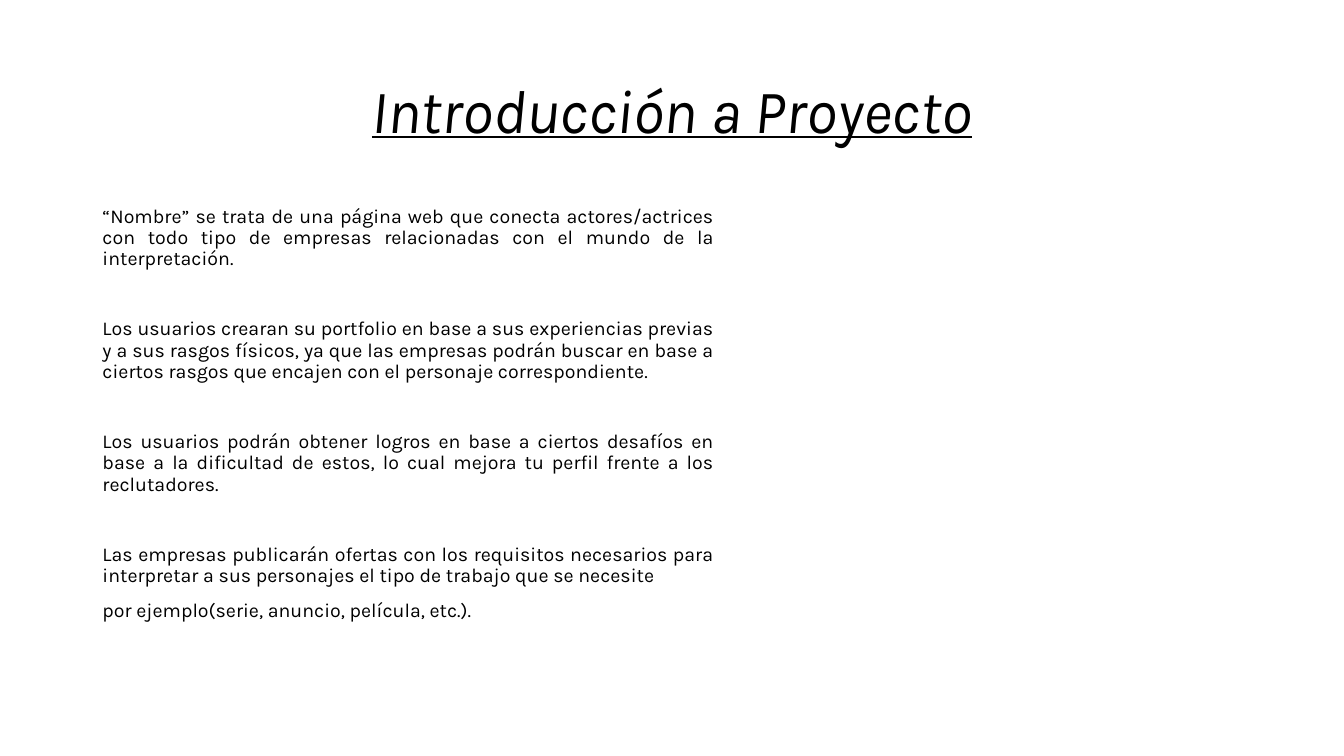
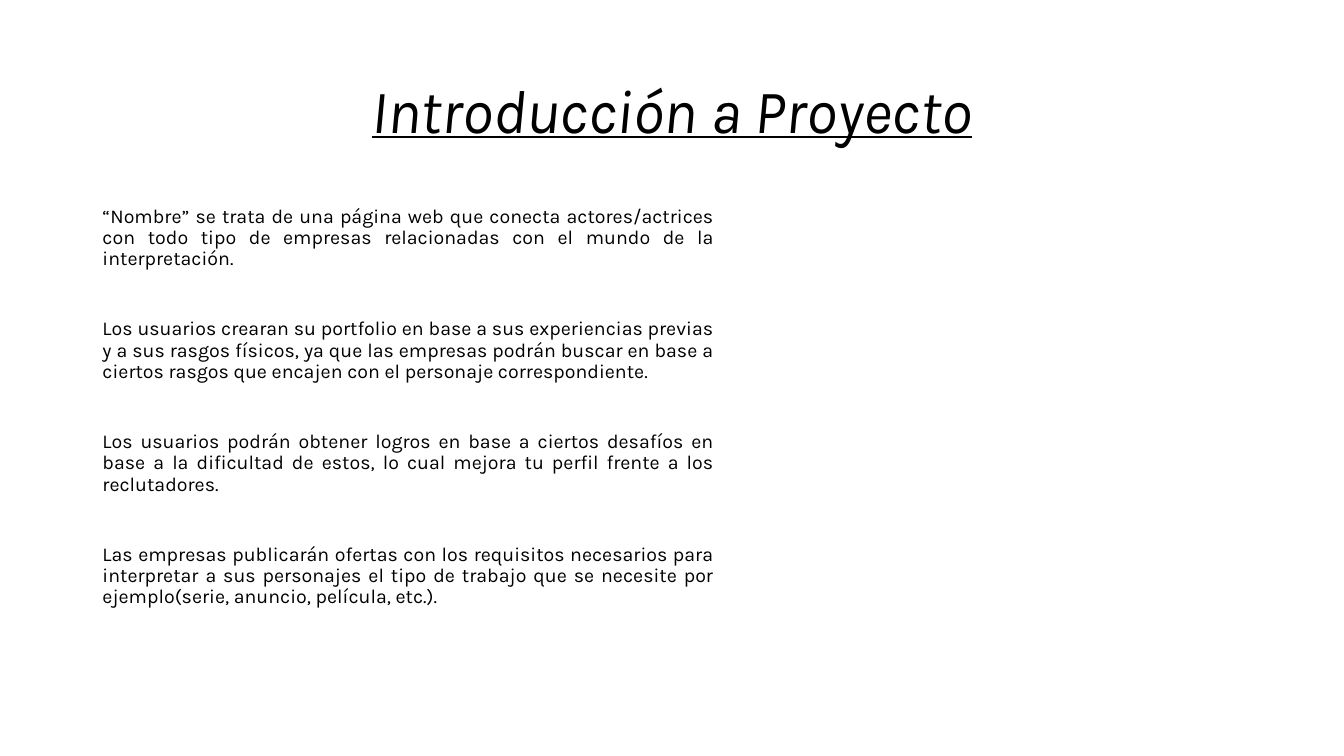
Before and after one commit to JaviSerra12/Proyecto-Intermodular, a slide deck: slide 3 of Documentacion/Presentacion.pptx. Drawn at 1344x756 pixels with LibreOffice and Linux fonts; fonts in the diff are those of the drawing. Boxes give left, top, right and bottom in pixels: in the first picture for what was removed or moved away, otherwise in the second. Text is boxed around its words. In the diff, an @@ line names an element or a change of style, - is before the commit and + after.

```diff
--- a/Documentacion/Presentacion.pptx
+++ b/Documentacion/Presentacion.pptx
@@ text at <box>102,546,713,608</box>: text changed @@
-Las empresas publicarán ofertas con los requisitos necesarios para interpretar a sus personajes el tipo de trabajo que se necesite
-por ejemplo(serie, anuncio, película, etc.).
+Las empresas publicarán ofertas con los requisitos necesarios para interpretar a sus personajes el tipo de trabajo que se necesite por ejemplo(serie, anuncio, película, etc.).
```
Also in this commit, not shown: 1 other slide changed, 4 other files.
